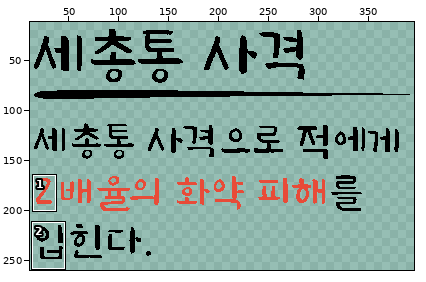
A pixel-art file gets an edit: 과거시험 시제/이미지 작업/interface/sk&item/skillUi/sk105Info.aseprite. Above: a wide view before the commit, with the close-up outlined.
Close-up. As it was:
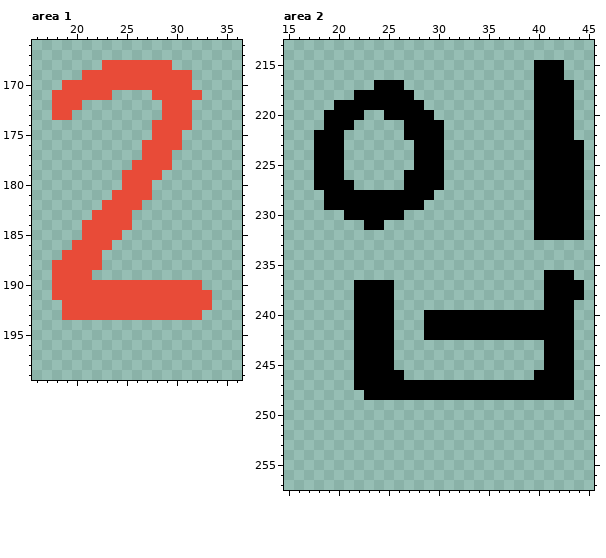
400x560 pixels, 1 frame. Shown: area 1: x 16..36, y 166..199; area 2: x 15..45, y 213..257. The wide view leaves out empty margins. The commit also changed other parts of the picture, which this record leaves out.
And afterwards:
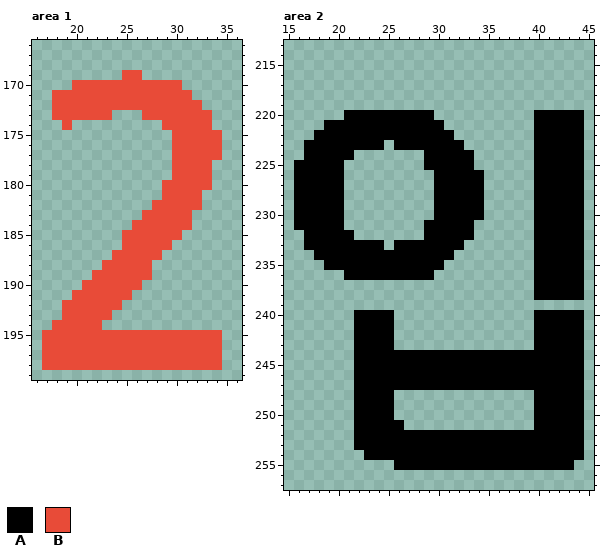
Palette (. is transparent): A #000000  B #e84b38
Edits made:
--- area 1, layer "text"
@@ x 16..36 @@
 167 .....................
-168 .......BBBBBBB.......
-169 .....BBBBBBBBBBB.....
-170 ...BBBBBBBBBBBBB.....
-171 ..BBBBBB....BBBBB....
-172 ..BBB........BBB.....
-173 ..BB.........BBB.....
-174 ............BBBB.....
-175 ............BBB......
-176 ...........BBBB......
-177 ...........BBB.......
-178 ..........BBBB.......
-179 .........BBBB........
-180 .........BBB.........
-181 ........BBBB.........
-182 .......BBBB..........
-183 ......BBBB...........
-184 .....BBBBB...........
-185 .....BBBB............
-186 ....BBBB.............
-187 ...BBBB..............
-188 ..BBBBB..............
-189 ..BBBB...............
-190 ..BBBBBBBBBBBBBBB....
-191 ..BBBBBBBBBBBBBBBB...
-192 ...BBBBBBBBBBBBBBB...
-193 ...BBBBBBBBBBBBBB....
-194 .....................
-195 .....................
-196 .....................
-197 .....................
-198 .....................
+168 .....................
+169 .........BB..........
+170 ....BBBBBBBBBBB......
+171 ..BBBBBBBBBBBBBB.....
+172 ..BBBBBBBBBBBBBBB....
+173 ..BBBBBB...BBBBBBB...
+174 ...B.........BBBBB...
+175 ..............BBBBB..
+176 ..............BBBBB..
+177 ..............BBBBB..
+178 ..............BBBB...
+179 ..............BBBB...
+180 .............BBBBB...
+181 .............BBBB....
+182 ............BBBBB....
+183 ...........BBBBB.....
+184 ..........BBBBBB.....
+185 .........BBBBBB......
+186 .........BBBBB.......
+187 ........BBBBB........
+188 .......BBBBB.........
+189 ......BBBBBB.........
+190 .....BBBBBB..........
+191 ....BBBBBB...........
+192 ...BBBBBB............
+193 ...BBBBB.............
+194 ..BBBBB..............
+195 .BBBBBBBBBBBBBBBBBB..
+196 .BBBBBBBBBBBBBBBBBB..
+197 .BBBBBBBBBBBBBBBBBB..
+198 .BBBBBBBBBBBBBBBBBB..
 199 .....................
--- area 2, layer "text"
@@ x 15..45 @@
 214 ...............................
-215 .........................AAA...
-216 .........................AAA...
-217 .........AAA.............AAAA..
-218 .......AAAAAA............AAAA..
-219 .....AAAAAAAAA...........AAAA..
-220 ....AAAA..AAAAA..........AAAA..
-221 ....AAA.....AAAA.........AAAA..
-222 ...AAA......AAAA.........AAAA..
-223 ...AAA.......AAA.........AAAAA.
-224 ...AAA.......AAA.........AAAAA.
-225 ...AAA.......AAA.........AAAAA.
-226 ...AAA......AAAA.........AAAAA.
-227 ...AAAA.....AAAA.........AAAAA.
-228 ....AAAAAAAAAAA..........AAAAA.
-229 ....AAAAAAAAAA...........AAAAA.
-230 ......AAAAAA.............AAAAA.
-231 ........AA...............AAAAA.
-232 .........................AAAAA.
-233 ...............................
-234 ...............................
-235 ...............................
-236 ..........................AAA..
-237 .......AAAA...............AAAA.
-238 .......AAAA...............AAAA.
-239 .......AAAA...............AAA..
-240 .......AAAA...AAAAAAAAAAAAAAA..
-241 .......AAAA...AAAAAAAAAAAAAAA..
-242 .......AAAA...AAAAAAAAAAAAAAA..
-243 .......AAAA...............AAA..
-244 .......AAAA...............AAA..
-245 .......AAAA...............AAA..
-246 .......AAAAA.............AAAA..
-247 .......AAAAAAAAAAAAAAAAAAAAAA..
-248 ........AAAAAAAAAAAAAAAAAAAAA..
-249 ...............................
-250 ...............................
-251 ...............................
-252 ...............................
-253 ...............................
-254 ...............................
-255 ...............................
+215 ...............................
+216 ...............................
+217 ...............................
+218 ...............................
+219 ...............................
+220 ......AAAAAAAAA..........AAAAA.
+221 ....AAAAAAAAAAAA.........AAAAA.
+222 ...AAAAAAAAAAAAAA........AAAAA.
+223 ..AAAAAAAA.AAAAAAA.......AAAAA.
+224 ..AAAAA.......AAAAA......AAAAA.
+225 .AAAAA........AAAAA......AAAAA.
+226 .AAAAA.........AAAAA.....AAAAA.
+227 .AAAAA.........AAAAA.....AAAAA.
+228 .AAAAA.........AAAAA.....AAAAA.
+229 .AAAAA.........AAAAA.....AAAAA.
+230 .AAAAA.........AAAAA.....AAAAA.
+231 .AAAAA........AAAAA......AAAAA.
+232 ..AAAAA.......AAAAA......AAAAA.
+233 ..AAAAAAAA.AAAAAAA.......AAAAA.
+234 ...AAAAAAAAAAAAAA........AAAAA.
+235 ....AAAAAAAAAAAA.........AAAAA.
+236 ......AAAAAAAAA..........AAAAA.
+237 .........................AAAAA.
+238 .........................AAAAA.
+239 ...............................
+240 .......AAAA..............AAAAA.
+241 .......AAAA..............AAAAA.
+242 .......AAAA..............AAAAA.
+243 .......AAAA..............AAAAA.
+244 .......AAAAAAAAAAAAAAAAAAAAAAA.
+245 .......AAAAAAAAAAAAAAAAAAAAAAA.
+246 .......AAAAAAAAAAAAAAAAAAAAAAA.
+247 .......AAAAAAAAAAAAAAAAAAAAAAA.
+248 .......AAAA..............AAAAA.
+249 .......AAAA..............AAAAA.
+250 .......AAAA..............AAAAA.
+251 .......AAAAA.............AAAAA.
+252 .......AAAAAAAAAAAAAAAAAAAAAAA.
+253 .......AAAAAAAAAAAAAAAAAAAAAAA.
+254 ........AAAAAAAAAAAAAAAAAAAAAA.
+255 ...........AAAAAAAAAAAAAAAAAA..
 256 ...............................
Pixel boxes of the changes (left, top, right, bottom) in both close-ups:
changed: (42, 60, 222, 370)
changed: (294, 60, 584, 470)
